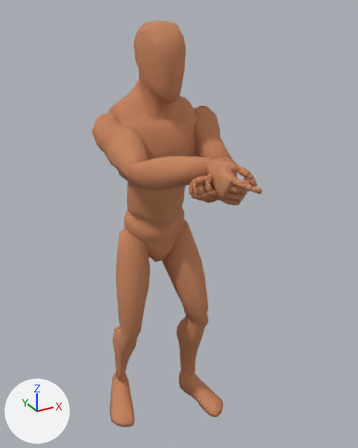
Before and after pictures for a commit that changed the Blender file rigs/human/combat/ranged/animation-human-pistol-idle-aim.blend.
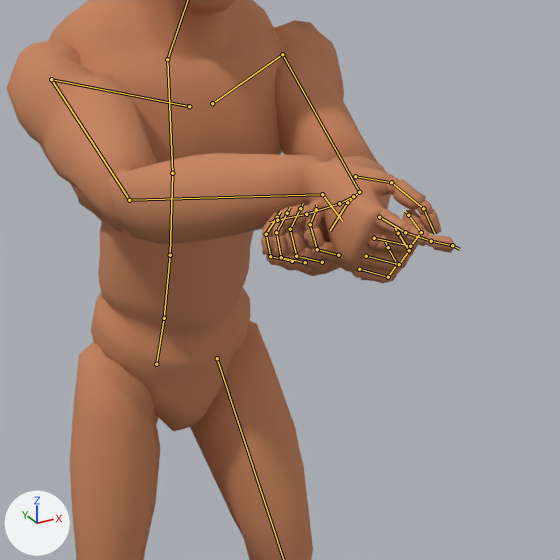
Each version is shown whole from a 50 mm lens placed at (-0.86, -1.774, 1.822), pointed at (0.007, -0.199, 1.034), then close up on the part from 25% to 84% of the width and 22% to 69% of the height. Arrows for +X, +Y and +Z are at lower left; the lights stay in place. The last two pictures show the newer version. Both versions are drawn at frame 0 of the action 'Pistol_Idle_Aim'; the numbers are the values there. The bones that change, and the others that lie on the model, are drawn over the model as lines in the close-ups.

In view in the first close-up: 'Mannequin'.
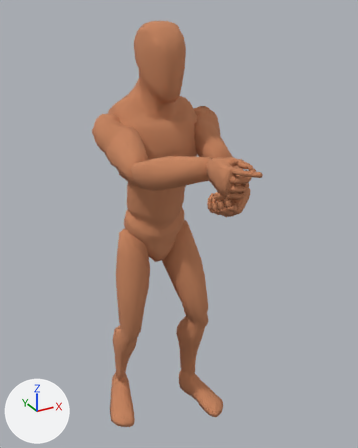
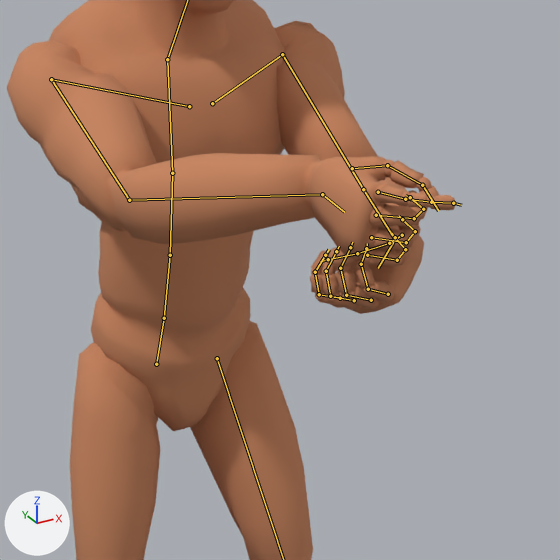
Patch to the scene script:
```diff
--- a/rigs/human/combat/ranged/animation-human-pistol-idle-aim.blend.py
+++ b/rigs/human/combat/ranged/animation-human-pistol-idle-aim.blend.py
@@ bone_ctrl_arm_l @@
 bone_ctrl_arm_l = bpy.data.objects['Armature'].pose.bones['CTRL_Arm_L']  # child of 'DRV_root'
-bone_ctrl_arm_l.location = (0.136, -0.55, -0.737)
+bone_ctrl_arm_l.location = (0.18, -0.588, -0.69)
@@ bone_ctrl_arm_r @@
 bone_ctrl_arm_r = bpy.data.objects['Armature'].pose.bones['CTRL_Arm_R']  # child of 'DRV_root'
-bone_ctrl_arm_r.rotation_quaternion = (0.592, 0.394, -0.592, 0.379)  # degrees (123, -89, -57)
+bone_ctrl_arm_r.rotation_quaternion = (0.538, 0.468, -0.538, 0.45)  # degrees (130, -89, -50)
```

Pixel boxes (x1, y1, x2, y2) of what changed, in the close-ups (560 x 560 px):
'Mannequin', posed: before (7, 0, 454, 560); after (7, 0, 456, 560)
